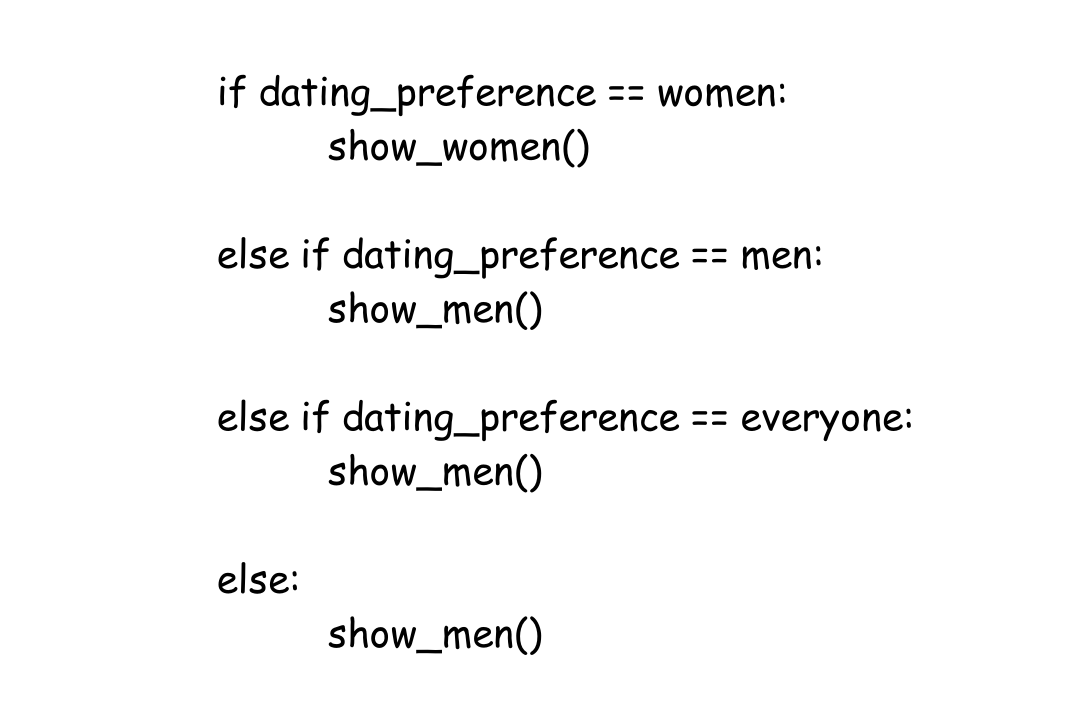
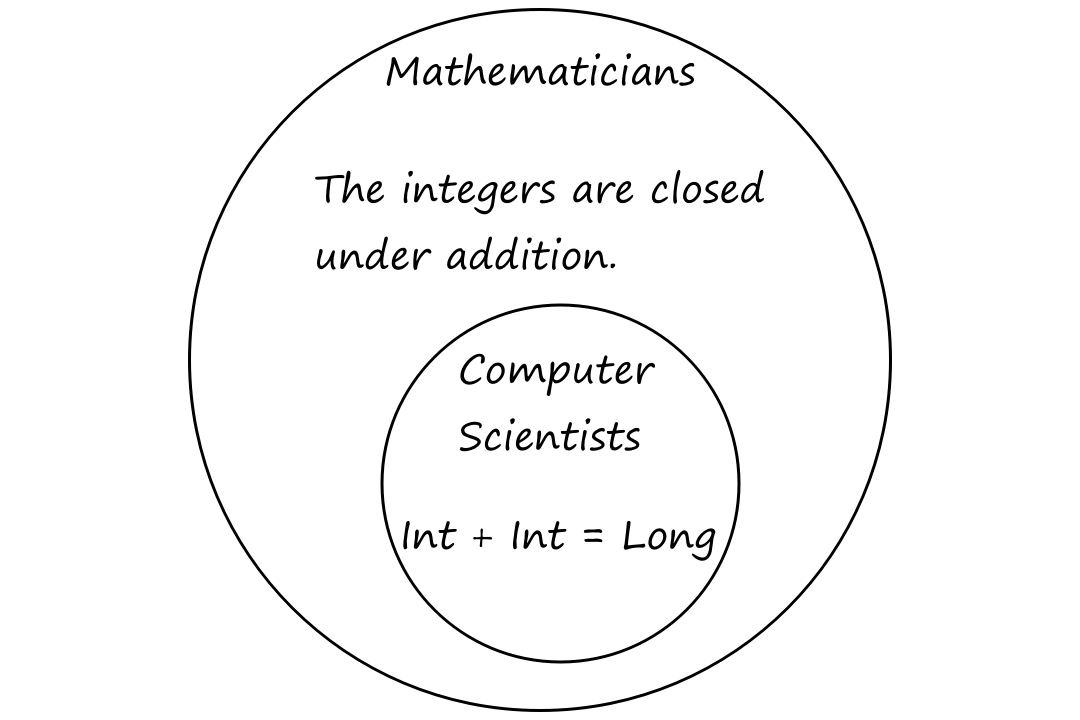
Revision of a layered 1080 × 720 image; what changed, layer by layer:
pixels changed over [188, 8, 911, 712] (layer not identified)
